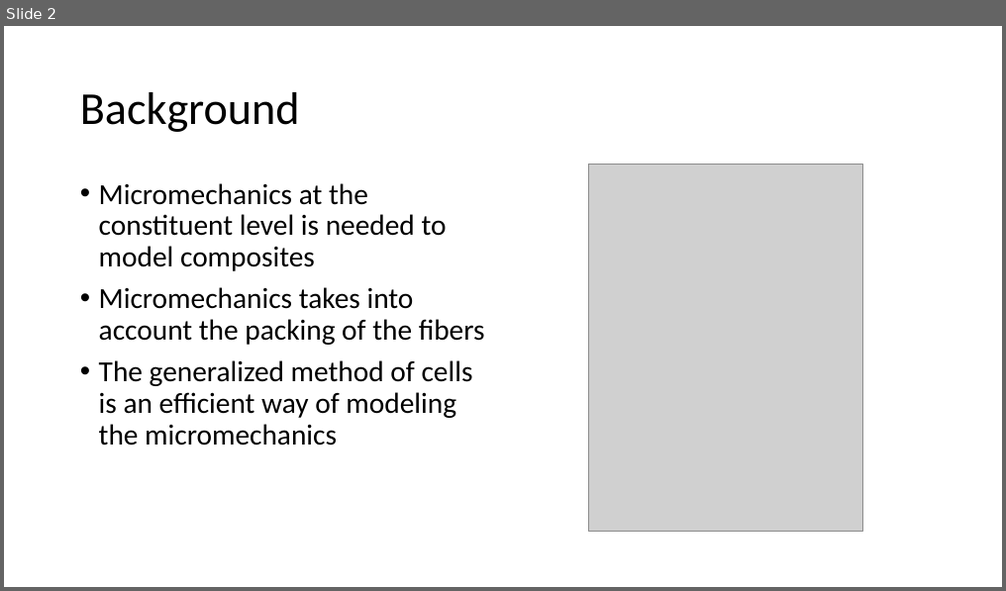
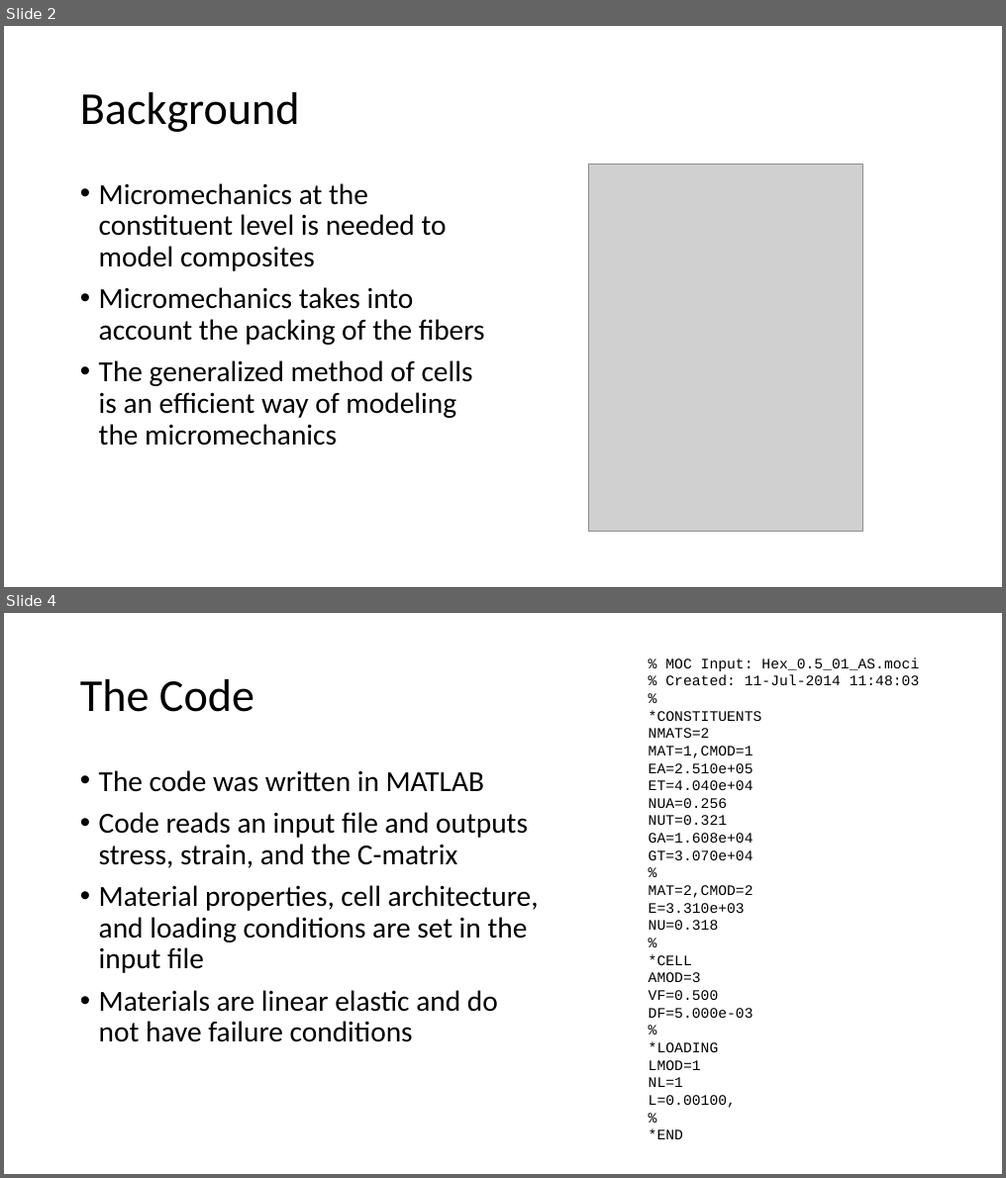
Before and after one commit to nahernz/Method_of_Cells, a slide deck: Generalized Method of Cells (08-01-2014).pptx. Shown one above the other, each under a label of ours: slide 2 before the commit, slides 2 and 4 after it; the slides between them are not shown. The pictures are 1006x591 and 1006x1178 pixels, drawn with LibreOffice and Linux fonts; fonts in the diff are those of the drawing; grey boxes stand for pictures. Boxes give left, top, right and bottom in pixels: in the first picture for what was removed or moved away, otherwise in the second. Text is boxed around its words. In the diff, an @@ line names an element or a change of style, - is before the commit and + after.

Commit message:
added architecture pictures and crude property calculator

```diff
--- a/Generalized Method of Cells (08-01-2014).pptx
+++ b/Generalized Method of Cells (08-01-2014).pptx
@@ slide 4 added at bbox=[4, 613, 1002, 1174], background #FFFFFF @@
@@ text added at bbox=[648, 658, 920, 1140], 14 pt, text #000000 @@
+% MOC Input: Hex_0.5_01_AS.moci
+% Created: 11-Jul-2014 11:48:03
+%
+*CONSTITUENTS
+NMATS=2
+MAT=1,CMOD=1
+EA=2.510e+05
+ET=4.040e+04
+NUA=0.256
+NUT=0.321
+GA=1.608e+04
+GT=3.070e+04
+%
+MAT=2,CMOD=2
+E=3.310e+03
+NU=0.318
+%
+*CELL
+AMOD=3
+VF=0.500
+DF=5.000e-03
+%
+*LOADING
+LMOD=1
+NL=1
+L=0.00100,
+%
+*END
@@ title added at bbox=[80, 679, 254, 712], 44 pt, text #000000 @@
+The Code
@@ text added at bbox=[99, 770, 539, 1043], 28 pt, text #000000 @@
+• The code was written in MATLAB
+• Code reads an input file and outputs stress, strain, and the C-matrix
+• Material properties, cell architecture, and loading conditions are set in the input file
+• Materials are linear elastic and do not have failure conditions
```
Also in this commit, not shown: 1 slide changed, 2 other slides added, 10 other files.
